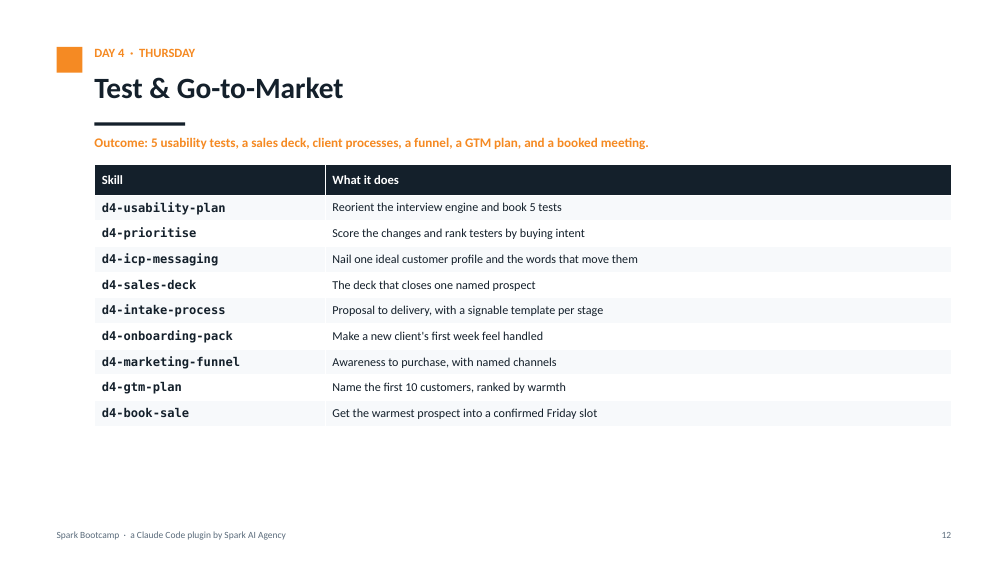
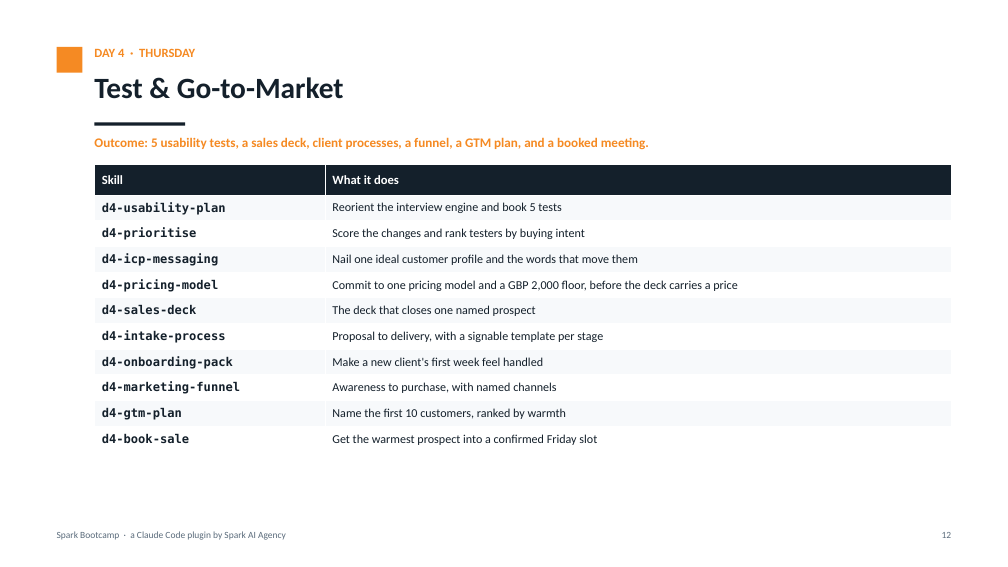
Before and after one commit to SebSparkCuriosity/5daybootcamp, a slide deck: slide 12 of docs/spark-bootcamp-overview.pptx. Drawn at 1008x567 pixels with LibreOffice and Linux fonts; fonts in the diff are those of the drawing. Boxes give left, top, right and bottom in pixels: in the first picture for what was removed or moved away, otherwise in the second. Text is boxed around its words. In the diff, an @@ line names an element or a change of style, - is before the commit and + after.

```diff
--- a/docs/spark-bootcamp-overview.pptx
+++ b/docs/spark-bootcamp-overview.pptx
@@ table at (95, 165, 951, 452) @@
+row 5: d4-pricing-model | Commit to one pricing model and a GBP 2,000 floor, before the deck carries a price
```
Also in this commit, not shown: 1 other slide changed, 43 other files.
